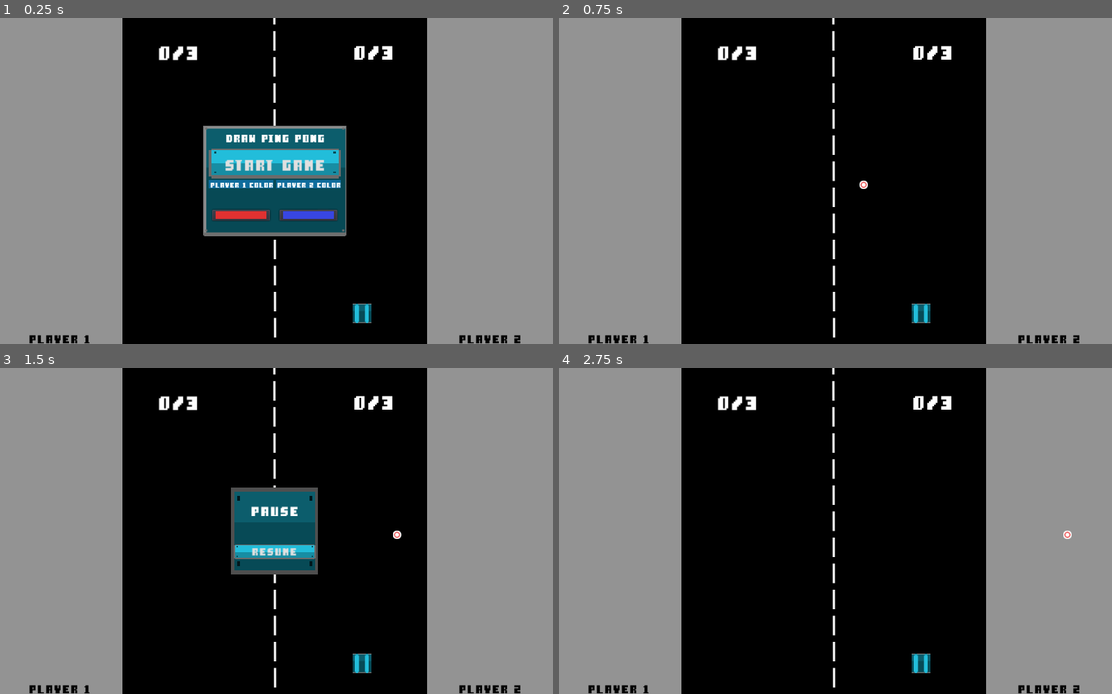
Above: before the commit, frames 1-4 (two rows, left to right).
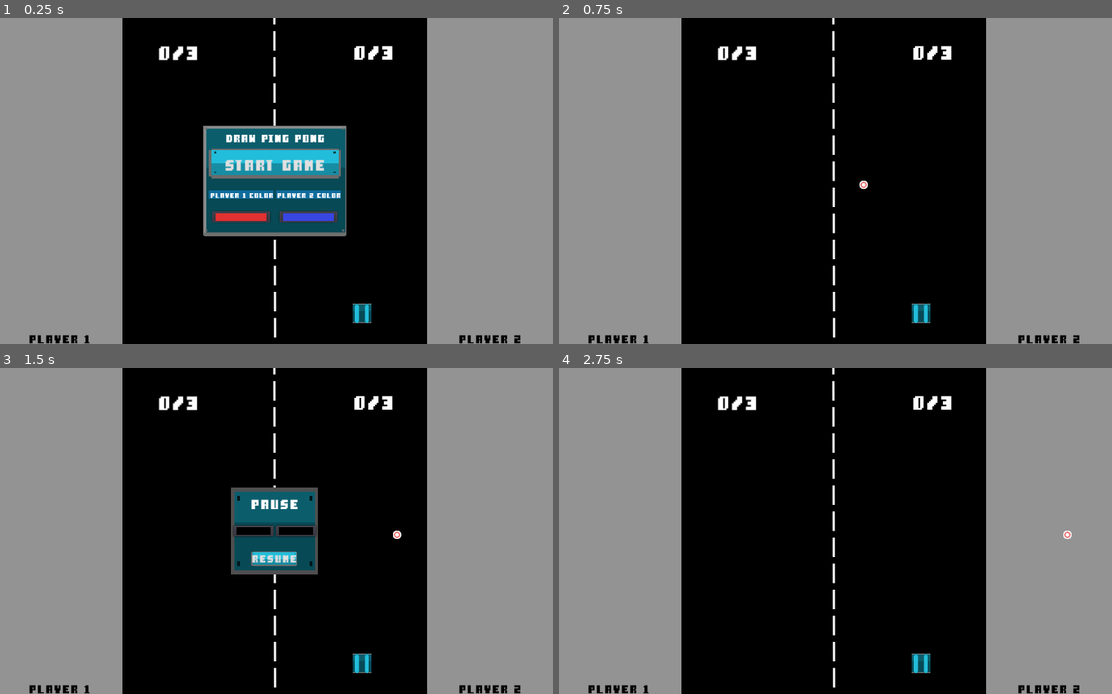
Above: after the commit, the same moments.

Repository: Ertain/Draw-Ping-Pong
Game: Godot game, scene res://Main.tscn
Same seed, same stepped clock (60 frames per second), same inputs: the game is played once before the commit and once after it.
Inputs (mouse positions are in pixels of both pictures, inside the frame that each line leads up to):
- Up to frame 1 (0.25 s): no input
- Up to frame 2 (0.75 s): click "Start game" at 0.5 s
- Up to frame 3 (1.5 s): click (359, 664) at 1.25 s
- Up to frame 4 (2.75 s): click "Resume" at 2 s

The runs differ from the first frame. In frame 1, 1.6% of the frame differs, in the area x 37-62%, y 49-63%; in frame 2, nothing differs; in frame 3, 1.7%, in the area x 42-58%, y 40-61%; in frame 4, nothing differs.

Commit message:
Added color selection to pause menu.

Diff:
--- a/Main.tscn
+++ b/Main.tscn
@@ -155,6 +155,8 @@
 }
 winner_container_path = NodePath("Winner_container")
 winner_container_label_path = NodePath("Winner_container/Panel/VBoxContainer/Label")
+player1_pause_color_picker_path = NodePath("Pause_container/MarginContainer/VBoxContainer/Color_container/Player1_color")
+player2_pause_color_picker_path = NodePath("Pause_container/MarginContainer/VBoxContainer/Color_container/Player2_color")
 
 [node name="Background" type="ColorRect" parent="."]
 anchor_right = 1.0
@@ -544,22 +546,24 @@
 custom_constants/separation = 4
 
 [node name="Label" type="Label" parent="Title/MarginContainer/VBoxContainer/Player colors Hbox/Player 1 colors"]
+margin_top = 18.0
 margin_right = 119.0
-margin_bottom = 16.0
-size_flags_horizontal = 3
-custom_styles/normal = SubResource( 20 )
-custom_fonts/font = SubResource( 21 )
+margin_bottom = 34.0
+size_flags_horizontal = 3
+size_flags_vertical = 6
+custom_styles/normal = SubResource( 21 )
+custom_fonts/font = SubResource( 22 )
 text = "Player 1 color"
 align = 1
 valign = 1
 
 [node name="ColorPickerButton" type="ColorPickerButton" parent="Title/MarginContainer/VBoxContainer/Player colors Hbox/Player 1 colors"]
 margin_left = 6.0
-margin_top = 55.0
+margin_top = 57.0
 margin_right = 112.0
-margin_bottom = 75.0
+margin_bottom = 77.0
 size_flags_horizontal = 6
-size_flags_vertical = 6
+size_flags_vertical = 2
 text = "Choose a color"
 color = Color( 0.882353, 0.192157, 0.192157, 1 )
 edit_alpha = false
@@ -575,22 +579,24 @@
 custom_constants/separation = 4
 
 [node name="Label" type="Label" parent="Title/MarginContainer/VBoxContainer/Player colors Hbox/Player 2 colors"]
+margin_top = 18.0
 margin_right = 120.0
-margin_bottom = 16.0
-size_flags_horizontal = 3
-custom_styles/normal = SubResource( 22 )
-custom_fonts/font = SubResource( 23 )
+margin_bottom = 34.0
+size_flags_horizontal = 3
+size_flags_vertical = 6
+custom_styles/normal = SubResource( 23 )
+custom_fonts/font = SubResource( 24 )
 text = "Player 2 color"
 align = 1
 valign = 1
 
 [node name="ColorPickerButton" type="ColorPickerButton" parent="Title/MarginContainer/VBoxContainer/Player colors Hbox/Player 2 colors"]
 margin_left = 7.0
-margin_top = 55.0
+margin_top = 57.0
 margin_right = 113.0
-margin_bottom = 75.0
+margin_bottom = 77.0
 size_flags_horizontal = 6
-size_flags_vertical = 6
+size_flags_vertical = 2
 theme = ExtResource( 13 )
 text = "Choose a color"
 color = Color( 0.219608, 0.27451, 0.886275, 1 )
@@ -630,23 +636,47 @@
 
 [node name="Pause_label" type="Label" parent="Pause_container/MarginContainer/VBoxContainer"]
 margin_right = 152.0
-margin_bottom = 74.0
-size_flags_vertical = 3
-custom_fonts/font = SubResource( 25 )
+margin_bottom = 48.0
+size_flags_vertical = 3
+custom_fonts/font = SubResource( 26 )
 text = "Pause"
 align = 1
 valign = 1
 
+[node name="Color_container" type="HBoxContainer" parent="Pause_container/MarginContainer/VBoxContainer"]
+margin_top = 52.0
+margin_right = 152.0
+margin_bottom = 100.0
+size_flags_horizontal = 3
+size_flags_vertical = 3
+alignment = 1
+
+[node name="Player1_color" type="ColorPickerButton" parent="Pause_container/MarginContainer/VBoxContainer/Color_container"]
+margin_top = 14.0
+margin_right = 74.0
+margin_bottom = 34.0
+size_flags_horizontal = 7
+size_flags_vertical = 4
+
+[node name="Player2_color" type="ColorPickerButton" parent="Pause_container/MarginContainer/VBoxContainer/Color_container"]
+margin_left = 78.0
+margin_top = 14.0
+margin_right = 152.0
+margin_bottom = 34.0
+size_flags_horizontal = 7
+size_flags_vertical = 4
+
 [node name="Resume_button" type="Button" parent="Pause_container/MarginContainer/VBoxContainer"]
-margin_top = 101.0
-margin_right = 152.0
-margin_bottom = 128.0
-size_flags_horizontal = 5
+margin_left = 34.0
+margin_top = 114.0
+margin_right = 118.0
+margin_bottom = 141.0
+size_flags_horizontal = 4
 size_flags_vertical = 6
-custom_styles/hover = SubResource( 26 )
-custom_styles/pressed = SubResource( 26 )
-custom_styles/normal = SubResource( 26 )
-custom_fonts/font = SubResource( 27 )
+custom_styles/hover = SubResource( 27 )
+custom_styles/pressed = SubResource( 27 )
+custom_styles/normal = SubResource( 27 )
+custom_fonts/font = SubResource( 28 )
 text = "Resume"
 
 [connection signal="area_entered" from="Top" to="Top" method="_on_area_entered"]
@@ -661,5 +691,9 @@
 [connection signal="pressed" from="Winner_container/Panel/VBoxContainer/Restart_button" to="." method="_on_Restart_button_pressed"]
 [connection signal="pressed" from="Title/MarginContainer/VBoxContainer/Start game" to="." method="_on_Start_game_pressed"]
 [connection signal="color_changed" from="Title/MarginContainer/VBoxContainer/Player colors Hbox/Player 1 colors/ColorPickerButton" to="Left" method="_on_Player1_color_picked_changed"]
+[connection signal="color_changed" from="Title/MarginContainer/VBoxContainer/Player colors Hbox/Player 1 colors/ColorPickerButton" to="." method="_on_player1_color_changed"]
 [connection signal="color_changed" from="Title/MarginContainer/VBoxContainer/Player colors Hbox/Player 2 colors/ColorPickerButton" to="Right" method="_on_Player2_color_changed"]
+[connection signal="color_changed" from="Title/MarginContainer/VBoxContainer/Player colors Hbox/Player 2 colors/ColorPickerButton" to="." method="_on_player2_color_changed"]
+[connection signal="color_changed" from="Pause_container/MarginContainer/VBoxContainer/Color_container/Player1_color" to="Left" method="_on_pause_Player1_color_changed"]
+[connection signal="color_changed" from="Pause_container/MarginContainer/VBoxContainer/Color_container/Player2_color" to="Right" method="_on_pause_Player2_color_changed"]
 [connection signal="pressed" from="Pause_container/MarginContainer/VBoxContainer/Resume_button" to="." method="_on_Resume_button_pressed"]
--- a/Scripts/Main.gd
+++ b/Scripts/Main.gd
@@ -12,6 +12,12 @@
 onready var winner_container: MarginContainer = get_node( winner_container_path )
 export (NodePath) var winner_container_label_path: NodePath = @""
 onready var winner_container_label: Label = get_node( winner_container_label_path )
+
+# Pause panel stuff
+export (NodePath) var player1_pause_color_picker_path: NodePath = @""
+onready var player1_pause_color_picker: ColorPickerButton = get_node( player1_pause_color_picker_path )
+export (NodePath) var player2_pause_color_picker_path: NodePath = @""
+onready var player2_pause_color_picker: ColorPickerButton = get_node( player2_pause_color_picker_path )
 
 func _ready() -> void:
     # Pause the action until "start" has been pushed.
@@ -89,3 +95,10 @@
 func _on_Pause_button_pressed() -> void:
     get_tree().paused = true
     $Pause_container.show()
+
+# Assign the color picker in the pause menu when the player selects it at the start.
+func _on_player1_color_changed(color: Color):
+    player1_pause_color_picker.color = color
+
+func _on_player2_color_changed(color: Color):
+    player2_pause_color_picker.color = color
--- a/Scripts/paddle.gd
+++ b/Scripts/paddle.gd
@@ -108,9 +108,16 @@
     clear_field()
 
 # Assign player 1's color.
-func _on_Player1_color_picked_changed(color: Color):
+func _on_Player1_color_picked_changed(color: Color) -> void:
     line_color = color
 
 # Assign player 2's color.
 func _on_Player2_color_changed(color: Color) -> void:
     line_color = color
+
+# Color changed via the pause menu.
+func _on_pause_Player1_color_changed(color: Color) -> void:
+    line_color = color
+
+func _on_pause_Player2_color_changed(color: Color) -> void:
+    line_color = color
Not shown: 10 places in Main.tscn that only renumber resources
